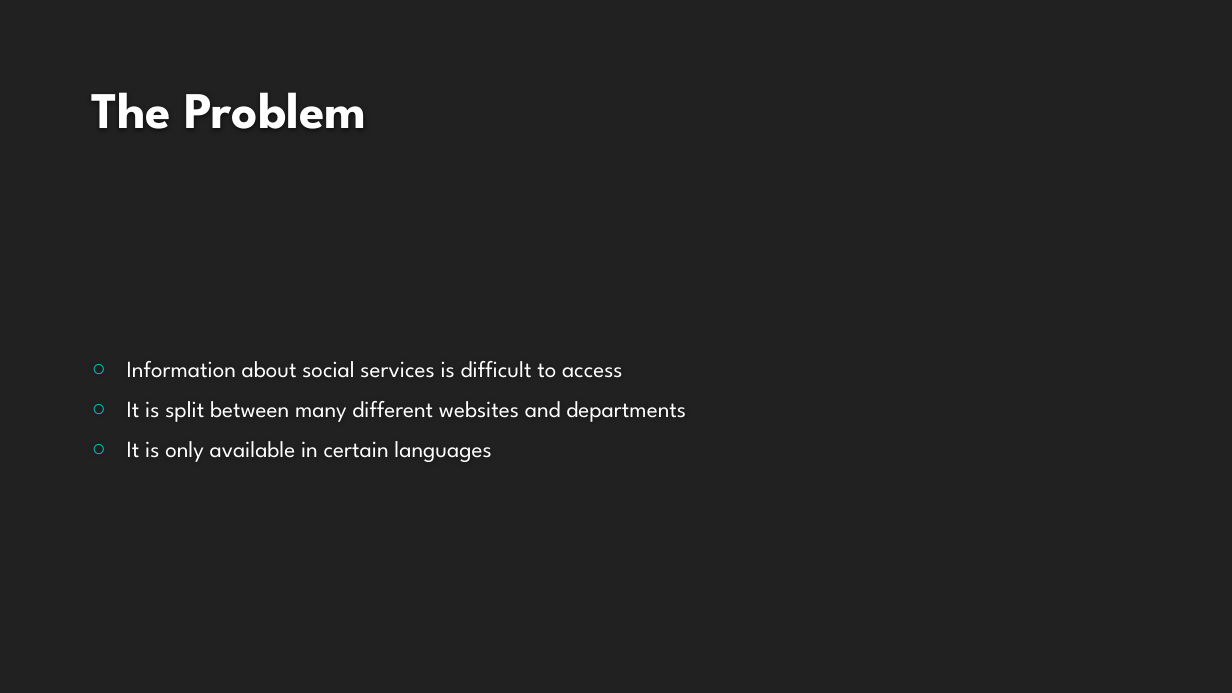
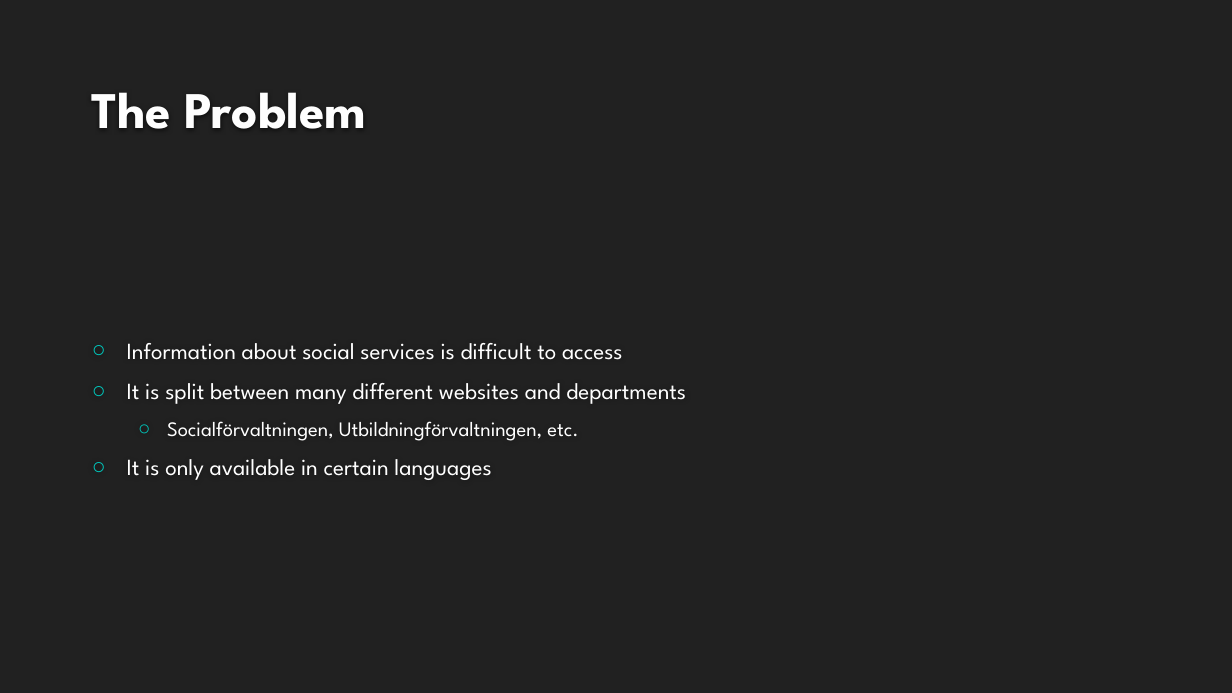
Before and after one commit to minw1/Uppsala-Hackathon, a slide deck: slide 2 of presentation.pptx. Drawn at 1232x693 pixels with LibreOffice and Linux fonts; fonts in the diff are those of the drawing; background and template pictures are left out. Boxes give left, top, right and bottom in pixels: in the first picture for what was removed or moved away, otherwise in the second. Text is boxed around its words. In the diff, an @@ line names an element or a change of style, - is before the commit and + after.

```diff
--- a/presentation.pptx
+++ b/presentation.pptx
@@ text at bbox=[167, 421, 578, 441]: paragraph added @@
+  ○ Socialförvaltningen, Utbildningförvaltningen, etc.
```
Also in this commit, not shown: 1 other slide changed, 2 slides added, 1 slide removed.
